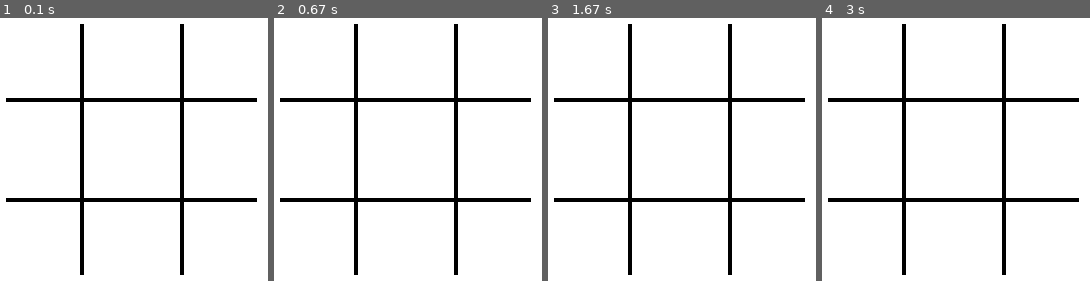
Above: before the commit, frames 1-4 (left to right).
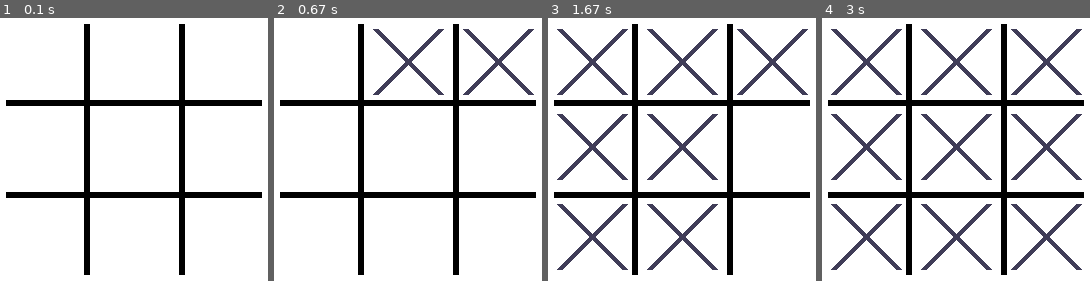
Above: after the commit, the same moments.

Repository: Kadrizzle/Pygame-TicTacToe
Game: pygame game, started from tictactoe_pygame.py
Two runs of this game, one before a commit and one after it. Both use one fixed random seed, a clock stepped at 60 frames per second and the inputs below.
Inputs (mouse positions are in pixels of both pictures, inside the frame that each line leads up to):
- Up to frame 1 (0.1 s): no input
- Up to frame 2 (0.67 s): press the mouse at (491, 60) at 0.37 s; move the mouse to (440, 44) at 0.47 s; release the mouse at (386, 25) at 0.6 s
- Up to frame 3 (1.67 s): press the mouse at (590, 60) at 0.7 s; move the mouse to (652, 152) at 0.8 s; release the mouse at (714, 244) at 0.93 s; press the mouse at (590, 236) at 1.03 s; move the mouse to (671, 160) at 1.13 s; release the mouse at (749, 83) at 1.27 s; press the mouse at (590, 146) at 1.37 s; move the mouse to (628, 231) at 1.47 s; release the mouse at (outside the picture) at 1.6 s
- Up to frame 4 (3 s): click (1039, 146) at 1.72 s; click (1039, 236) at 2.05 s

The runs differ from the first frame. In frame 1, 9.5% of the frame differs, in the area x 2-98%, y 2-98%; in frame 2, 12%; in frame 3, 17%; in frame 4, 19%.

Commit message:
Able to draw "X" on board. Looking to make the ai functional

Diff:
--- a/tictactoe_pygame.py
+++ b/tictactoe_pygame.py
@@ -1,9 +1,8 @@
 #Important note: After screen fill and before clock tick is where you render your game
 #pygame.mouse.get_pressed() & pygame.mouse.get_pos() can be used to put the 'X' and 'O' on the board
 #Call pygame.event.get() before the pygame.mouse.get_pressed() in order for it to work
-#Need a "turn" variable to keep track of "x" and "o's" turn because I'm gonna put 1's in an array to
-#keep track of all the spots that are taken up. If a spot is taken up, then there will be a 1 in
-#the correlated spot in an array. This will help me detect a win easier.
+
+#When drawing X or O I need to keep track of the turns so I know which one to draw
 import pygame
 
 screen_x = 450
@@ -12,7 +11,18 @@
 clock = pygame.time.Clock()
 running = True
 turn = "X"
-spots_array = [0,0,0,0,0,0,0,0,0]
+spots_array = []
+first_slot = pygame.draw.rect(screen, (255,255,255), (100, 99, 74, 74))
+second_slot = pygame.draw.rect(screen, (255,255,255), (175, 99, 99, 74))
+third_slot = pygame.draw.rect(screen, (255,255,255), (275, 99, 74, 74))
+fourth_slot = pygame.draw.rect(screen, (255,255,255), (100, 174, 74, 99))
+fifth_slot = pygame.draw.rect(screen, (255,255,255), (175, 174, 99, 99))
+sixth_slot = pygame.draw.rect(screen, (255,255,255), (275, 174, 74, 99))
+seventh_slot = pygame.draw.rect(screen, (255,255,255), (100, 274, 74, 74))
+eigth_slot = pygame.draw.rect(screen, (255,255,255), (175, 274, 99, 74))
+ninth_slot = pygame.draw.rect(screen, (255,255,255), (275, 274, 74, 74))
+open_spots = [True, True, True, True, True, True, True, True, True]
+
 
 #This function will return true or false for the LEFT mouse click
 def get_mouse_click():
@@ -20,21 +30,21 @@
     click = pygame.mouse.get_pressed()
     return click[0]
 
-def draw_middle_x():
-    pygame.draw.line(screen, pygame.Color(255,165,0), (260, 150), (340, 210), width=2)
-    pygame.draw.line(screen,pygame.Color(255,165,0),(260,210),(340,150), width=2)
 
 def draw_board():
-    #left
-    pygame.draw.line(screen, pygame.Color(0,0,0), ((screen_x / 2) - 50, (screen_y * 0) + 100), ((screen_x / 2) - 50, screen_y - 100), width = 4)
-    #right
-    pygame.draw.line(screen, pygame.Color(0,0,0), ((screen_x / 2) + 50, (screen_y * 0) + 100), ((screen_x / 2) + 50, screen_y - 100), width = 4)
-    #top
-    pygame.draw.line(screen, pygame.Color(0,0,0), ((screen_x * 0) + 100, (screen_y / 2) - 50), (screen_x - 100, (screen_y / 2) - 50), width = 4)
-    #bottom
-    pygame.draw.line(screen, pygame.Color(0,0,0), ((screen_x * 0) + 100, (screen_y / 2) + 50), (screen_x - 100, (screen_y / 2) + 50), width = 4)
+    #left line
+    pygame.draw.line(screen, pygame.Color(0,0,0), ((screen_x / 2) - 45, (screen_y * 0) + 100), ((screen_x / 2) - 45, screen_y - 100), width = 6)
+    #right line
+    pygame.draw.line(screen, pygame.Color(0,0,0), ((screen_x / 2) + 50, (screen_y * 0) + 100), ((screen_x / 2) + 50, screen_y - 100), width = 6)
+    #top line
+    pygame.draw.line(screen, pygame.Color(0,0,0), ((screen_x * 0) + 100, (screen_y / 2) - 47), (screen_x - 95, (screen_y / 2) - 47), width = 6)
+    #bottom line
+    pygame.draw.line(screen, pygame.Color(0,0,0), ((screen_x * 0) + 100, (screen_y / 2) + 45), (screen_x - 95, (screen_y / 2) + 45), width = 6)
 
 pygame.init()
+screen.fill("white")
+draw_board()
+
 
 while running:
 
@@ -42,9 +52,83 @@
         if event.type == pygame.QUIT:
             running = False
 
-    screen.fill("white")
 
-    draw_board()
+    if get_mouse_click() == True:
+        mouse_x, mouse_y = pygame.mouse.get_pos()
+
+        if first_slot.collidepoint(mouse_x, mouse_y) and open_spots[0] == True:
+            pygame.draw.line(screen, pygame.Color(64, 61, 88), (105, 105), (170, 170), width = 6)
+            pygame.draw.line(screen, pygame.Color(64,61,88), (170, 105), (105, (screen_y /2) - 55), width = 6)
+            open_spots[0] = False
+
+        if second_slot.collidepoint(mouse_x, mouse_y) and open_spots[1] == True:
+            pygame.draw.line(screen, pygame.Color(64, 61, 88), (195,105), (260, 170), width = 6)
+            pygame.draw.line(screen, pygame.Color(64,61,88), (260, 105), (195, 170), width = 6)
+            open_spots[1] = False
+
+        if third_slot.collidepoint(mouse_x, mouse_y) and open_spots[2] == True:
+            pygame.draw.line(screen, pygame.Color(64, 61, 88), (285,105), (350,170), width = 6)
+            pygame.draw.line(screen, pygame.Color(64,61,88), (285,170),(350,105), width = 6)
+            open_spots[2] = False
+
+        if fourth_slot.collidepoint(mouse_x, mouse_y) and open_spots[3] == True:
+            pygame.draw.line(screen, pygame.Color(64, 61, 88), (105,190), (170, 255), width = 6)
+            pygame.draw.line(screen, pygame.Color(64, 61, 88), (170,190), (105, 255), width = 6)
+            open_spots[3] = False
+
+        if fifth_slot.collidepoint(mouse_x, mouse_y) and open_spots[4] == True:
+            pygame.draw.line(screen, pygame.Color(64, 61, 88), (195,190), (260, 255), width = 6)
+            pygame.draw.line(screen, pygame.Color(64, 61, 88), (260,190), (195, 255), width = 6)
+            open_spots[4] = False
+
+        if sixth_slot.collidepoint(mouse_x, mouse_y) and open_spots[5] == True:
+            pygame.draw.line(screen, pygame.Color(64, 61, 88), (285,190), (350,255), width = 6)
+            pygame.draw.line(screen, pygame.Color(64,61,88), (285,255),(350,190), width = 6)
+            open_spots[5] = False
+
+        if seventh_slot.collidepoint(mouse_x, mouse_y) and open_spots[6] == True:
+            pygame.draw.line(screen, pygame.Color(64, 61, 88), (105,280), (170, 345), width = 6)
+            pygame.draw.line(screen, pygame.Color(64, 61, 88), (170,280), (105, 345), width = 6)
+            open_spots[6] = False
+
+        if eigth_slot.collidepoint(mouse_x, mouse_y) and open_spots[7] == True:
+            pygame.draw.line(screen, pygame.Color(64, 61, 88), (195,280), (260, 345), width = 6)
+            pygame.draw.line(screen, pygame.Color(64, 61, 88), (260,280), (195, 345), width = 6)
+            open_spots[7] = False
+
+        if ninth_slot.collidepoint(mouse_x, mouse_y) and open_spots[8] == True:
+            pygame.draw.line(screen, pygame.Color(64, 61, 88), (285,280), (350, 345), width = 6)
+            pygame.draw.line(screen, pygame.Color(64, 61, 88), (285,345), (350, 280), width = 6)
+            open_spots[8] = False
+
+    # #first
+    # pygame.draw.line(screen, pygame.Color(64, 61, 88), (105, 105), ((screen_x / 2) - 55, (screen_y / 2) - 55), width = 6)
+    # pygame.draw.line(screen, pygame.Color(64,61,88), ((screen_x / 2) - 55, 105), (105, (screen_y /2) - 55), width = 6)
+    # #second
+    # pygame.draw.line(screen, pygame.Color(64, 61, 88), (195,105), (260, 170), width = 6)
+    # pygame.draw.line(screen, pygame.Color(64,61,88), (260, 105), (195, 170), width = 6)
+    # #fourth
+    # pygame.draw.line(screen, pygame.Color(64, 61, 88), (105,190), (170, 255), width = 6)
+    # pygame.draw.line(screen, pygame.Color(64, 61, 88), (170,190), (105, 255), width = 6)
+    # #seventh
+    # pygame.draw.line(screen, pygame.Color(64, 61, 88), (105,280), (170, 345), width = 6)
+    # pygame.draw.line(screen, pygame.Color(64, 61, 88), (170,280), (105, 345), width = 6)
+    # #fifth
+    # pygame.draw.line(screen, pygame.Color(64, 61, 88), (195,190), (260, 255), width = 6)
+    # pygame.draw.line(screen, pygame.Color(64, 61, 88), (260,190), (195, 255), width = 6)
+    # #eighth
+    # pygame.draw.line(screen, pygame.Color(64, 61, 88), (195,280), (260, 345), width = 6)
+    # pygame.draw.line(screen, pygame.Color(64, 61, 88), (260,280), (195, 345), width = 6)
+    # #third
+    # pygame.draw.line(screen, pygame.Color(64, 61, 88), (285,105), (350,170), width = 6)
+    # pygame.draw.line(screen, pygame.Color(64,61,88), (285,170),(350,105), width = 6)
+    # #sixth
+    # pygame.draw.line(screen, pygame.Color(64, 61, 88), (285,190), (350,255), width = 6)
+    # pygame.draw.line(screen, pygame.Color(64,61,88), (285,255),(350,190), width = 6)
+    # #ninth
+    # pygame.draw.line(screen, pygame.Color(64, 61, 88), (285,280), (350, 345), width = 6)
+    # pygame.draw.line(screen, pygame.Color(64, 61, 88), (285,345), (350, 280), width = 6)
+
 
 
     pygame.display.flip()
